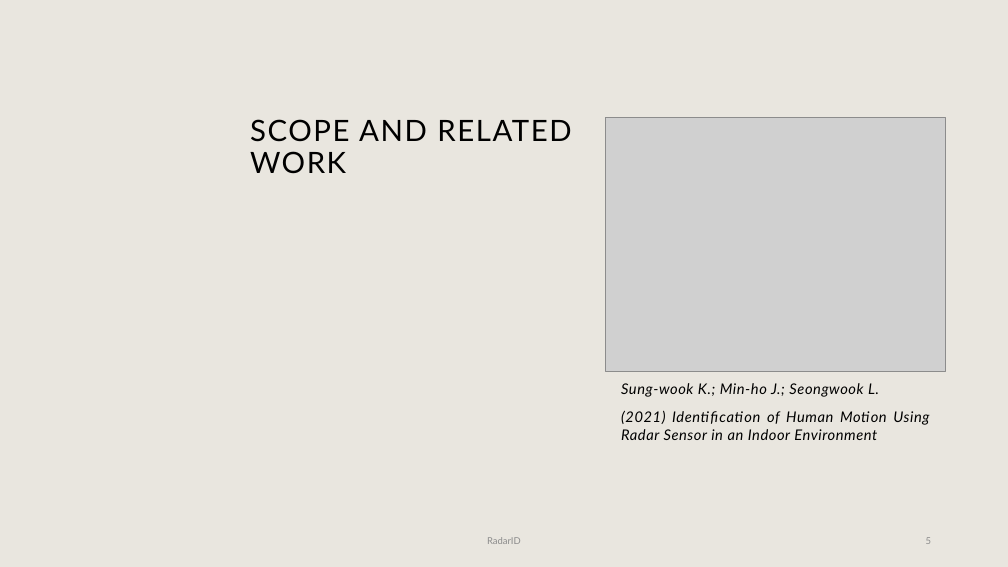
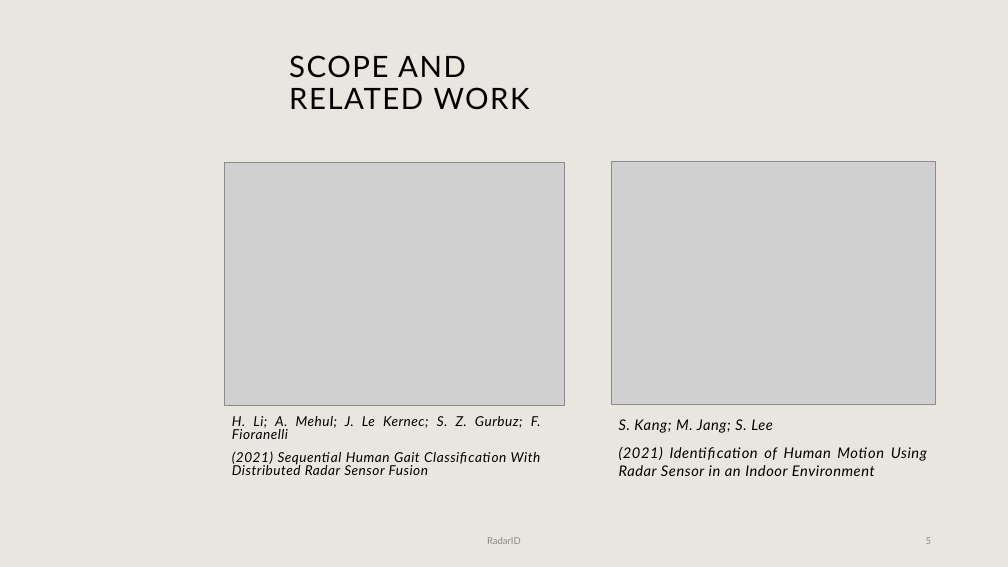
Before and after one commit to joaogasparp/leci_3ano, a slide deck: slide 5 of peci/inception.pptx. Drawn at 1008x567 pixels with LibreOffice and Linux fonts; fonts in the diff are those of the drawing; grey boxes stand for pictures; background and template pictures are left out. Boxes give left, top, right and bottom in pixels: in the first picture for what was removed or moved away, otherwise in the second. Text is boxed around its words. In the diff, an @@ line names an element or a change of style, - is before the commit and + after.

```diff
--- a/peci/inception.pptx
+++ b/peci/inception.pptx
@@ title "SCOPE AND RELATED WORK" rewrapped from <box>250,119,571,174</box> to <box>289,55,530,110</box> @@
@@ picture added at <box>225,162,565,405</box> @@
@@ picture: place and size @@
-picture at <box>606,117,946,371</box>
+picture at <box>611,162,936,405</box>
@@ text added at <box>232,416,541,475</box>, 12.9 pt, text #000000, italic @@
+H. Li; A. Mehul; J. Le Kernec; S. Z. Gurbuz; F. Fioranelli
+(2021) Sequential Human Gait Classification With Distributed Radar Sensor Fusion
@@ text "S. Kang; M. Jang; S. ...": place and size @@
-text "S. Kang; M. Jang; S. ..." at <box>621,383,929,440</box>
+text "S. Kang; M. Jang; S. ..." at <box>619,419,927,476</box>
@@ text at <box>619,419,773,433</box>: text changed @@
-Sung-wook K.; Min-ho J.; Seongwook L.
+S. Kang; M. Jang; S. Lee
```
Also in this commit, not shown: 2 other slides changed, 2 other files.
